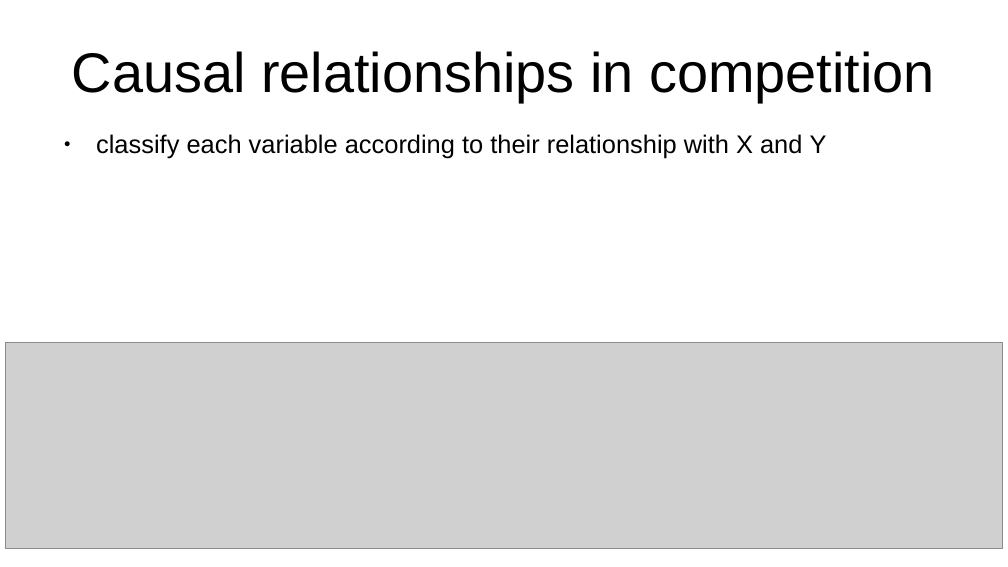
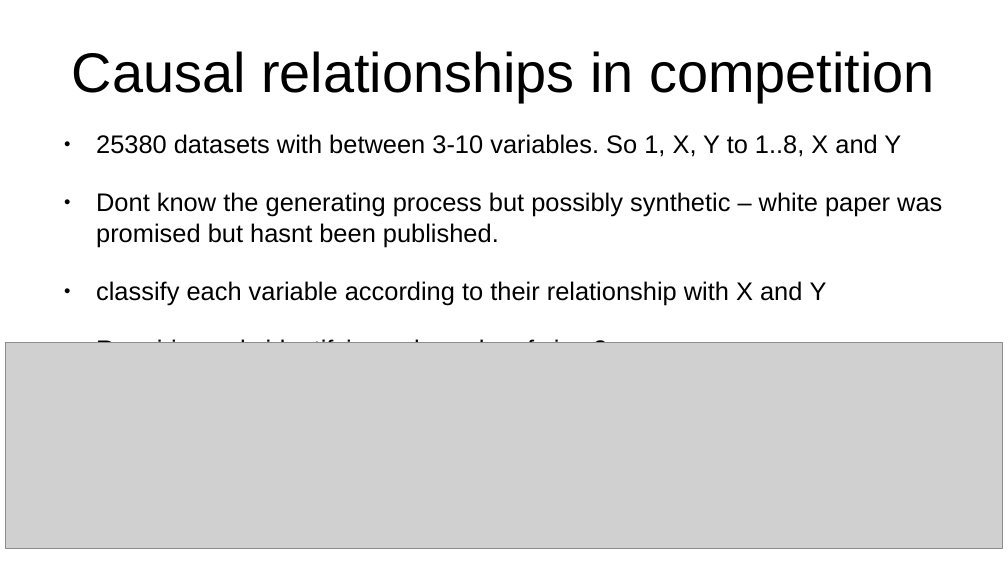
Before and after one commit to emoen/CausalityDiscoveryCrunchDAO, a slide deck: slide 23 of presentation/HIBRAIN_March_25.odp. Drawn at 1008x567 pixels with LibreOffice and Linux fonts; fonts in the diff are those of the drawing; grey boxes stand for pictures. Boxes give left, top, right and bottom in pixels: in the first picture for what was removed or moved away, otherwise in the second. Text is boxed around its words. In the diff, an @@ line names an element or a change of style, - is before the commit and + after.

Commit message:
updated presentation

```diff
--- a/presentation/HIBRAIN_March_25.odp
+++ b/presentation/HIBRAIN_March_25.odp
@@ text at [96,134,942,247]: paragraphs added @@
+● 25380 datasets with between 3-10 variables. So 1, X, Y to 1..8, X and Y
+● Dont know the generating process but possibly synthetic – white paper was promised but hasnt been published.
@@ text at [96,338,607,343]: paragraph added @@
+● Requiring only identifying subgraphs of size 3
```
Also in this commit, not shown: 3 other slides changed, 11 slides added, 5 slides removed, 1 other file.
